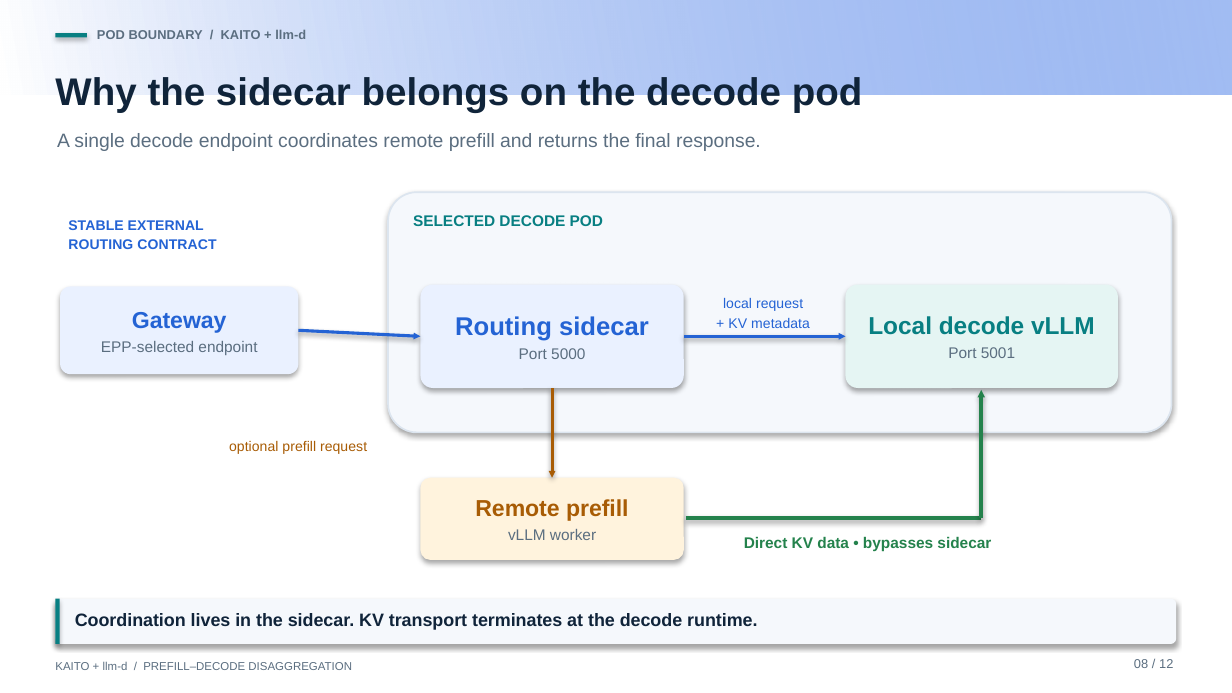
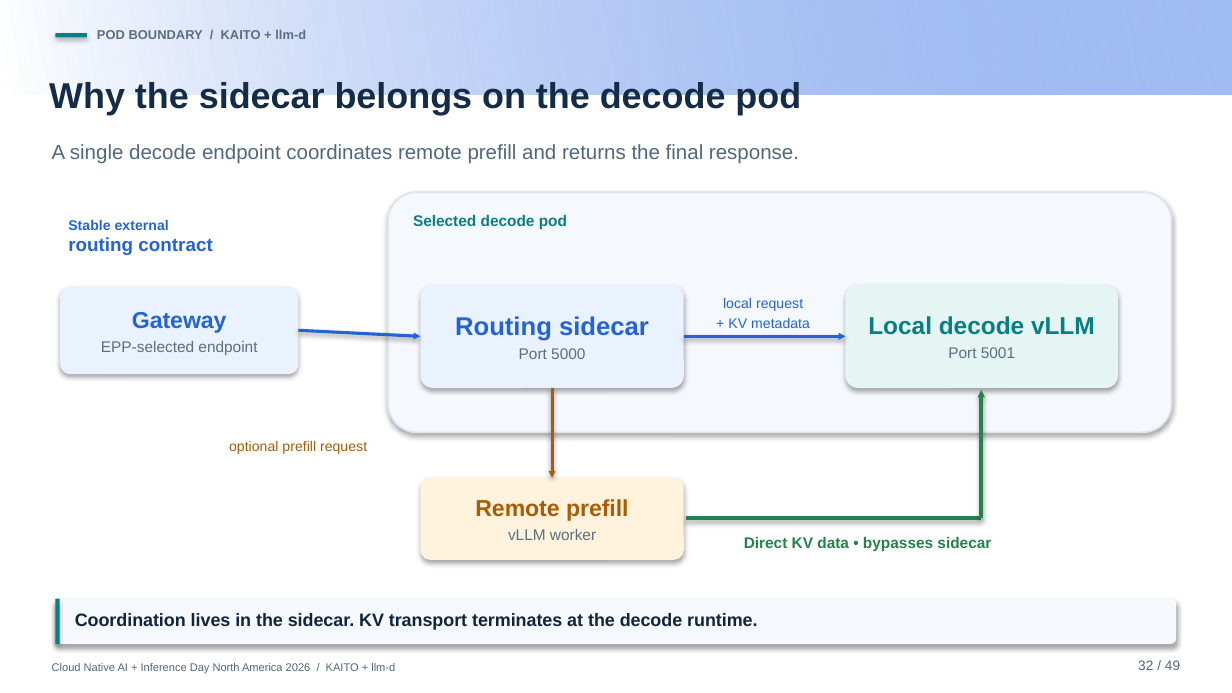
Before and after one commit to andyzhangx/demo, a slide deck: slide 32 of llm/pd-disaggregation/kubecon-na-2026-pd-disaggregation-kaito-llmd.pptx. Drawn at 1232x693 pixels with LibreOffice and Linux fonts; fonts in the diff are those of the drawing; background and template pictures are left out. Boxes give left, top, right and bottom in pixels: in the first picture for what was removed or moved away, otherwise in the second. Text is boxed around its words. In the diff, an @@ line names an element or a change of style, - is before the commit and + after.

```diff
--- a/llm/pd-disaggregation/kubecon-na-2026-pd-disaggregation-kaito-llmd.pptx
+++ b/llm/pd-disaggregation/kubecon-na-2026-pd-disaggregation-kaito-llmd.pptx
@@ text "Why the sidecar belongs on ..." at (49,82,801,115): size 22.5 to 21 pt, text colour #10243A to #142C46 @@
@@ text "A single decode endpoint coordinates ...": place and size @@
-text "A single decode endpoint coordinates ..." at (57,133,761,151)
+text "A single decode endpoint coordinates ..." at (52,144,799,164)
@@ text "A single decode endpoint coordinates ..." at (52,144,799,164): size 11.2 to 12 pt, text colour #5B6E80 to #52677D @@
@@ text at (68,220,212,255): text changed; size 8.2 to 11 pt @@
-STABLE EXTERNAL
-ROUTING CONTRACT
+Stable external
+routing contract
@@ text at (413,214,567,230): text changed @@
-SELECTED DECODE POD
+Selected decode pod
@@ text removed at (1134,659,1173,668) @@
-08 / 12
@@ text at (52,663,395,673): text changed; size 6.8 to 6.5 pt; text colour #5B6E80 to #52677D @@
-KAITO + llm-d / PREFILL–DECODE DISAGGREGATION
+Cloud Native AI + Inference Day North America 2026 / KAITO + llm-d
@@ text added at (1138,660,1180,670), 8 pt, text #52677D @@
+32 / 49
```
Also in this commit, not shown: 40 other slides changed, 7 slides added, 7 slides removed.
